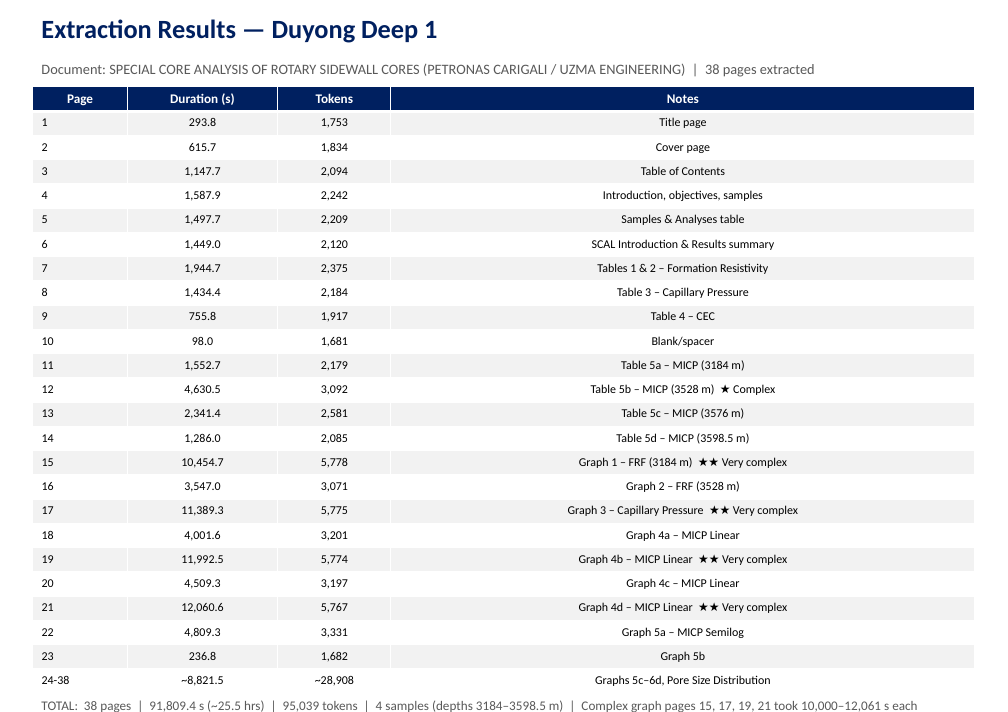
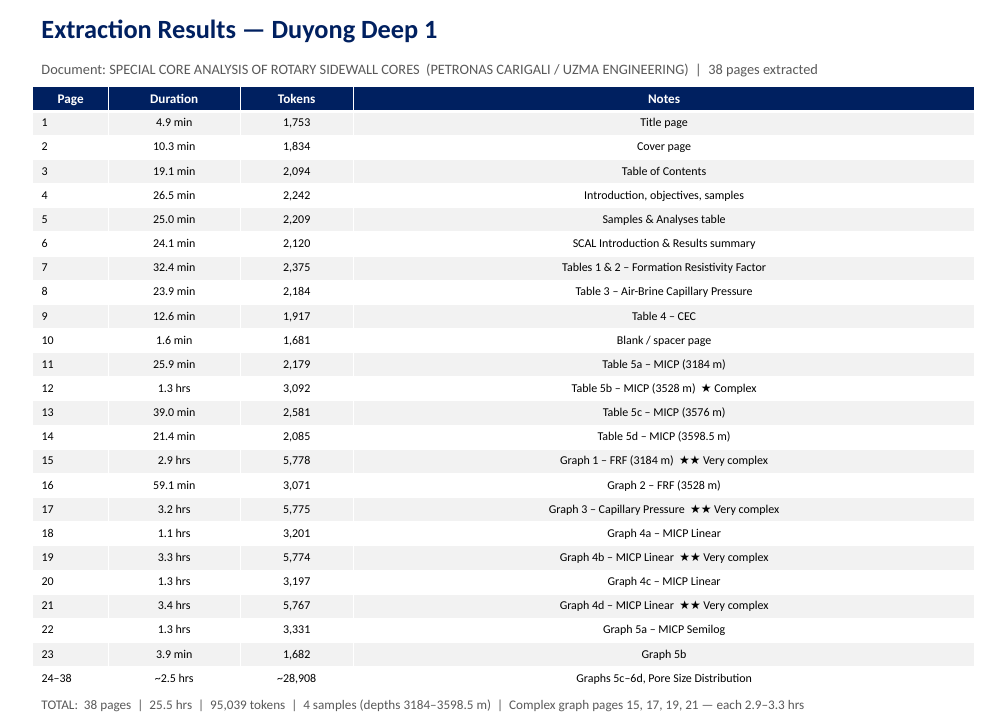
Before and after one commit to anoliaw97/OlmOCRV2withADE, a slide deck: slide 23 of [24] 26 Feb 2026_ver05.pptx. Drawn at 1008x712 pixels with LibreOffice and Linux fonts; fonts in the diff are those of the drawing. Boxes give left, top, right and bottom in pixels: in the first picture for what was removed or moved away, otherwise in the second. Text is boxed around its words. In the diff, an @@ line names an element or a change of style, - is before the commit and + after.

```diff
--- a/[24] 26 Feb 2026_ver05.pptx
+++ b/[24] 26 Feb 2026_ver05.pptx
@@ table at (33,87,974,692) @@
-row 1, column 2: Duration (s)
+row 1, column 2: Duration
-row 2, column 2: 293.8
+row 2, column 2: 4.9 min
-row 3, column 2: 615.7
+row 3, column 2: 10.3 min
-row 4, column 2: 1,147.7
+row 4, column 2: 19.1 min
-row 5, column 2: 1,587.9
+row 5, column 2: 26.5 min
-row 6, column 2: 1,497.7
+row 6, column 2: 25.0 min
-row 7, column 2: 1,449.0
+row 7, column 2: 24.1 min
-row 8, column 2: 1,944.7
+row 8, column 2: 32.4 min
-row 8, column 4: Tables 1 & 2 – Formation Resistivity
+row 8, column 4: Tables 1 & 2 – Formation Resistivity Factor
-row 9, column 2: 1,434.4
+row 9, column 2: 23.9 min
-row 9, column 4: Table 3 – Capillary Pressure
+row 9, column 4: Table 3 – Air-Brine Capillary Pressure
-row 10, column 2: 755.8
+row 10, column 2: 12.6 min
-row 11, column 2: 98.0
+row 11, column 2: 1.6 min
-row 11, column 4: Blank/spacer
+row 11, column 4: Blank / spacer page
-row 12, column 2: 1,552.7
+row 12, column 2: 25.9 min
-row 13, column 2: 4,630.5
+row 13, column 2: 1.3 hrs
-row 14, column 2: 2,341.4
+row 14, column 2: 39.0 min
-row 15, column 2: 1,286.0
+row 15, column 2: 21.4 min
-row 16, column 2: 10,454.7
+row 16, column 2: 2.9 hrs
-row 17, column 2: 3,547.0
+row 17, column 2: 59.1 min
-row 18, column 2: 11,389.3
+row 18, column 2: 3.2 hrs
-row 19, column 2: 4,001.6
+row 19, column 2: 1.1 hrs
-row 20, column 2: 11,992.5
+row 20, column 2: 3.3 hrs
-row 21, column 2: 4,509.3
+row 21, column 2: 1.3 hrs
-row 22, column 2: 12,060.6
+row 22, column 2: 3.4 hrs
-row 23, column 2: 4,809.3
+row 23, column 2: 1.3 hrs
-row 24, column 2: 236.8
+row 24, column 2: 3.9 min
-row 25, column 1: 24-38
+row 25, column 1: 24–38
-row 25, column 2: ~8,821.5
+row 25, column 2: ~2.5 hrs
@@ text at (41,699,804,711): text changed @@
-TOTAL: 38 pages | 91,809.4 s (~25.5 hrs) | 95,039 tokens | 4 samples (depths 3184–3598.5 m) | Complex graph pages 15, 17, 19, 21 took 10,000–12,061 s each
+TOTAL: 38 pages | 25.5 hrs | 95,039 tokens | 4 samples (depths 3184–3598.5 m) | Complex graph pages 15, 17, 19, 21 — each 2.9–3.3 hrs
```
Also in this commit, not shown: 2 other slides changed, 2 slides removed, 1 other file.
